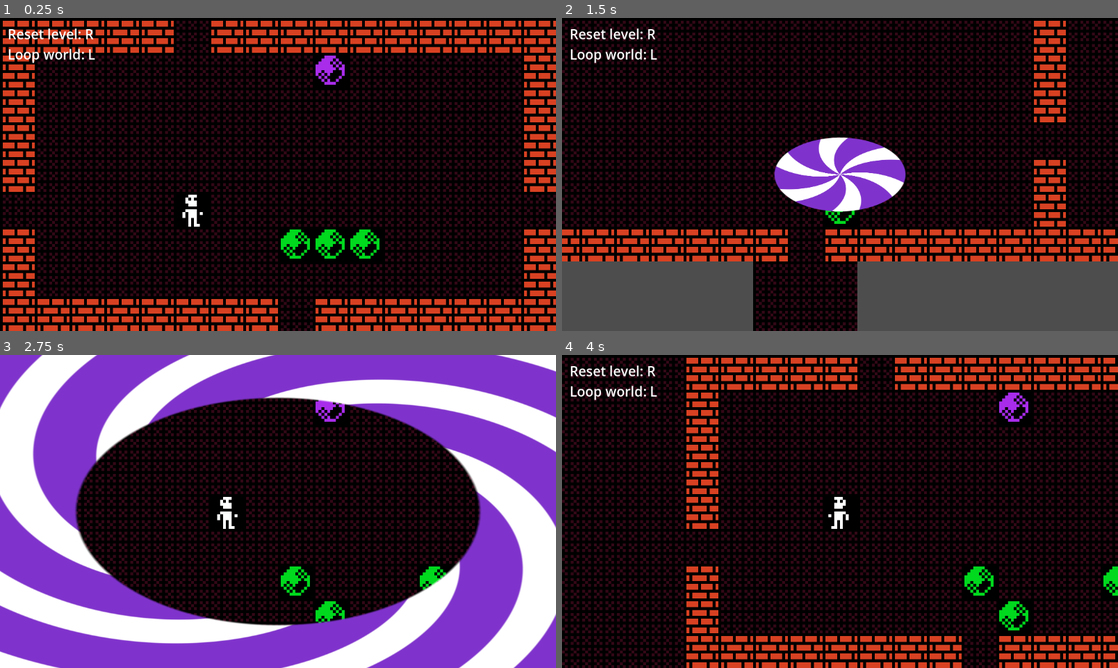
Above: before the commit, frames 1-4 (two rows, left to right).
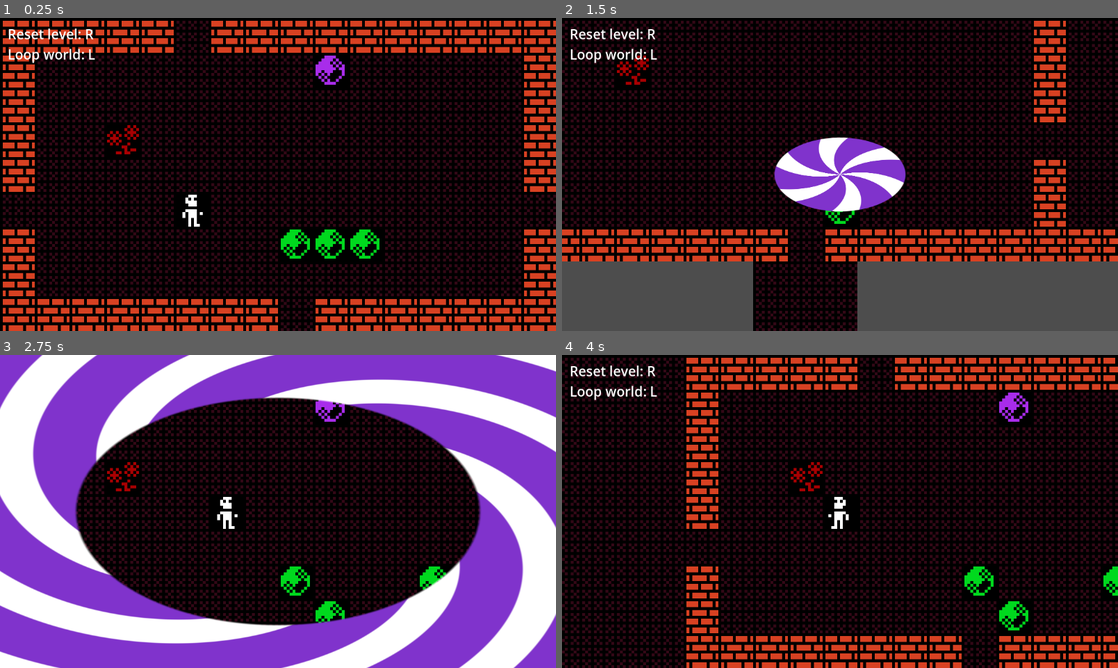
Above: after the commit, the same moments.

Repository: janhrastnik/gmtk2025
Game: Godot game, scene res://scenes/room_resolution_test.tscn
Two runs of this game, one before a commit and one after it. Both use one fixed random seed, a clock stepped at 60 frames per second and the inputs below.
Inputs:
- Up to frame 1 (0.25 s): no input
- Up to frame 2 (1.5 s): tap Enter at 0.5 s; hold D (right) 0.53-1.28 s; hold C (camera_toggle) 0.53-1.28 s; hold S (down) from 1.28 s (still down); tap L (loop) at 1.35 s
- Up to frame 3 (2.75 s): release S (down) at 2.03 s; hold D (right) from 2.03 s (still down); hold C (camera_toggle) from 2.03 s (still down)
- Up to frame 4 (4 s): release D (right) at 2.78 s; release C (camera_toggle) at 2.78 s; hold W (up) 2.78-3.53 s; tap L (loop) at 2.85 s; hold A (left) from 3.53 s (still down); hold C (camera_toggle) from 3.53 s (still down)

The runs differ from the first frame. In frame 1, 0.4% of the frame differs, in the area x 19-25%, y 34-45%; in frame 2, 0.4%; in frame 3, 0.4%; in frame 4, 0.4%.

Commit message:
text prompts

Diff:
--- a/UI/text.tscn
+++ b/UI/text.tscn
@@ -13,6 +13,7 @@
 z_index = 2
 theme_override_colors/font_color = Color(0, 0, 0, 1)
 text = "This is some cool text."
+vertical_alignment = 1
 
 [node name="ColorRect" type="PanelContainer" parent="."]
 z_index = -1
--- /dev/null
+++ b/scenes/interactable/text_prompt.gd
@@ -0,0 +1,17 @@
+class_name TextPrompt
+extends Node2D
+
+@export_multiline var text: String = ""
+
+func _ready() -> void:
+	pass
+
+func _on_area_2d_area_entered(area: Area2D) -> void:
+	var parent = area.get_parent()
+	if parent is Player:
+		GameData.prompt_events.emit(text)
+
+func _on_area_2d_area_exited(area: Area2D) -> void:
+	var parent = area.get_parent()
+	if parent is Player:
+		GameData.prompt_events.emit("")
--- a/scenes/interactable/text_prompt.tscn
+++ b/scenes/interactable/text_prompt.tscn
@@ -1,9 +1,18 @@
-[gd_scene load_steps=2 format=3 uid="uid://dqyh326ddfrxo"]
+[gd_scene load_steps=3 format=3 uid="uid://dqyh326ddfrxo"]
 
-[ext_resource type="PackedScene" uid="uid://keufu2408sp4" path="res://UI/text.tscn" id="1_i2eyd"]
+[ext_resource type="Script" uid="uid://i3ehfhj6040d" path="res://scenes/interactable/text_prompt.gd" id="1_le7lw"]
+
+[sub_resource type="RectangleShape2D" id="RectangleShape2D_le7lw"]
+size = Vector2(10, 10)
 
 [node name="TextPrompt" type="Node2D"]
-
-[node name="Text" parent="." instance=ExtResource("1_i2eyd")]
+script = ExtResource("1_le7lw")
 
 [node name="Area2D" type="Area2D" parent="."]
+
+[node name="CollisionShape2D" type="CollisionShape2D" parent="Area2D"]
+position = Vector2(6, 6)
+shape = SubResource("RectangleShape2D_le7lw")
+
+[connection signal="area_entered" from="Area2D" to="." method="_on_area_2d_area_entered"]
+[connection signal="area_exited" from="Area2D" to="." method="_on_area_2d_area_exited"]
--- a/scenes/vfx/vfx_layer.tscn
+++ b/scenes/interactable/vfx_layer.tscn
@@ -1,7 +1,8 @@
-[gd_scene load_steps=7 format=3 uid="uid://dippuq3llbmyu"]
-
-[ext_resource type="Script" uid="uid://6qibvv1sd72u" path="res://scenes/vfx/vfx_layer.gd" id="1_4o6fi"]
-[ext_resource type="PackedScene" uid="uid://bteyecpb3pjr2" path="res://UI/portal.tscn" id="1_kvldp"]
+[gd_scene load_steps=8 format=3 uid="uid://dippuq3llbmyu"]
+
+[ext_resource type="Script" uid="uid://6qibvv1sd72u" path="res://scenes/vfx/vfx_layer.gd" id="1_ussoy"]
+[ext_resource type="PackedScene" uid="uid://bteyecpb3pjr2" path="res://UI/portal.tscn" id="2_jvqa2"]
+[ext_resource type="PackedScene" uid="uid://keufu2408sp4" path="res://UI/text.tscn" id="3_sxkib"]
 
 [sub_resource type="Animation" id="Animation_mrrt1"]
 length = 0.001
@@ -418,15 +419,18 @@
 }
 
 [node name="VfxLayer" type="CanvasLayer"]
-script = ExtResource("1_4o6fi")
+script = ExtResource("1_ussoy")
 
 [node name="AnimationPlayer" type="AnimationPlayer" parent="."]
 libraries = {
 &"": SubResource("AnimationLibrary_6lxhd")
 }
 
-[node name="Portal" parent="." instance=ExtResource("1_kvldp")]
+[node name="Portal" parent="." instance=ExtResource("2_jvqa2")]
 process_mode = 4
 visible = false
 light_mask = 2
 visibility_layer = 2
+
+[node name="Text" parent="." instance=ExtResource("3_sxkib")]
+visible = false
--- a/scenes/player/player.tscn
+++ b/scenes/player/player.tscn
@@ -4,7 +4,7 @@
 [ext_resource type="Script" uid="uid://r7tpb3svxai8" path="res://scenes/player/player.gd" id="1_g2els"]
 [ext_resource type="PackedScene" uid="uid://bx7m54ote1amk" path="res://scenes/player/sound_module.tscn" id="2_gmlin"]
 [ext_resource type="Shape2D" uid="uid://codfshabux0ix" path="res://resources/detect_shape.tres" id="4_lvxji"]
-[ext_resource type="PackedScene" uid="uid://dippuq3llbmyu" path="res://scenes/vfx/vfx_layer.tscn" id="5_p47bc"]
+[ext_resource type="PackedScene" uid="uid://dippuq3llbmyu" path="res://scenes/interactable/vfx_layer.tscn" id="5_p47bc"]
 
 [sub_resource type="RectangleShape2D" id="RectangleShape2D_qhqgy"]
 size = Vector2(10, 10)
--- a/scenes/room_resolution_test.tscn
+++ b/scenes/room_resolution_test.tscn
@@ -7,6 +7,7 @@
 [ext_resource type="PackedScene" uid="uid://ycegeiop4h6x" path="res://scenes/interactable/loop_rock.tscn" id="5_cpv22"]
 [ext_resource type="PackedScene" uid="uid://cltg5violv57m" path="res://scenes/level_area.tscn" id="5_ncipp"]
 [ext_resource type="PackedScene" uid="uid://c5rrr35f37eov" path="res://scenes/interactable/reset_rock.tscn" id="6_qdn77"]
+[ext_resource type="PackedScene" uid="uid://dqyh326ddfrxo" path="res://scenes/interactable/text_prompt.tscn" id="8_qdn77"]
 
 [sub_resource type="RectangleShape2D" id="RectangleShape2D_ncipp"]
 size = Vector2(192, 108)
@@ -36,7 +37,7 @@
 script = ExtResource("1_23qa2")
 
 [node name="TileMapLayer" type="TileMapLayer" parent="."]
-tile_map_data = PackedByteArray("AAAAAAAAAQAAAAMAAAABAAAAAQA …(920 unchanged characters)… DAAEAAQABAAYAAAADAAIAAQABAAYAAAADAAMAAQABAAYAAAADAAQAAQABAAYAAAADAAUAAQABAAYAAAADAAY …(9839 unchanged characters)…
+tile_map_data = PackedByteArray("AAAAAAAAAQAAAAMAAAABAAAAAQA …(920 unchanged characters)… DAAEAAQABAAYAAAADAAIAAQABAAYAAAADAAMAAQAAAAoAAAADAAQAAQABAAYAAAADAAUAAQABAAYAAAADAAY …(9839 unchanged characters)…
 tile_set = ExtResource("1_y1h7x")
 
 [node name="Player" parent="." instance=ExtResource("2_ufhsu")]
@@ -91,3 +92,12 @@
 
 [node name="Reset Rock2" parent="." instance=ExtResource("6_qdn77")]
 position = Vector2(108, 72)
+
+[node name="TextPrompt" parent="." instance=ExtResource("8_qdn77")]
+position = Vector2(36, 36)
+text = "foobarfoobarfoobarfoobarfoobarfoobarfoobarfoobarfoobar
+foooo"
+
+[node name="TextPrompt2" parent="." instance=ExtResource("8_qdn77")]
+position = Vector2(228, 36)
+text = "foo foo foo"
--- a/scenes/singleton/game_data.gd
+++ b/scenes/singleton/game_data.gd
@@ -7,3 +7,4 @@
 signal loop_events
 signal player_move_events
 signal camera_move_events
+signal prompt_events
--- a/scenes/vfx/vfx_layer.gd
+++ b/scenes/vfx/vfx_layer.gd
@@ -2,9 +2,31 @@
 extends CanvasLayer
 
 @onready var animation_player = $AnimationPlayer
+
+@onready var prompt_label: Label = $Text
+
+func _ready() -> void:
+	GameData.prompt_events.connect(show_text)
 
 func play_reset_animation():
 	animation_player.play("reset_animation")
 
 func play_loop_animation():
 	animation_player.play("loop_animation")
+
+func show_text(text: String):
+	var player: Player = get_parent()
+
+	if text == "":
+		prompt_label.visible = false
+		return
+
+
+	var player_offset = player.global_position - player.current_level.global_position
+	print(player_offset)
+	prompt_label.text = text
+	prompt_label.visible = true
+	prompt_label.offset_left = (player_offset.x + 6.0) * GameData.world_camera.camera.zoom.x - prompt_label.size.x/2
+	prompt_label.offset_top = (player_offset.y - 12.0) * GameData.world_camera.camera.zoom.y
+	#prompt_label.offset = player.global_position
+	#prompt_label.offset_left
Not shown, added: scenes/interactable/text_prompt.gd.uid
Not shown: 1 places in scenes/room_resolution_test.tscn that only renumber resources
